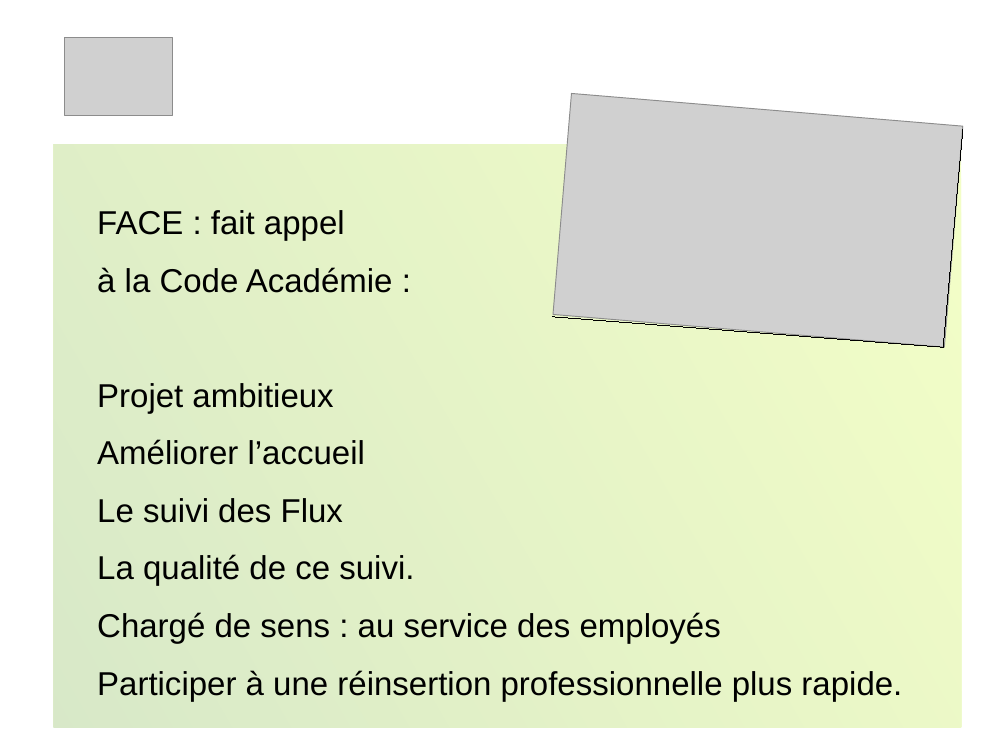
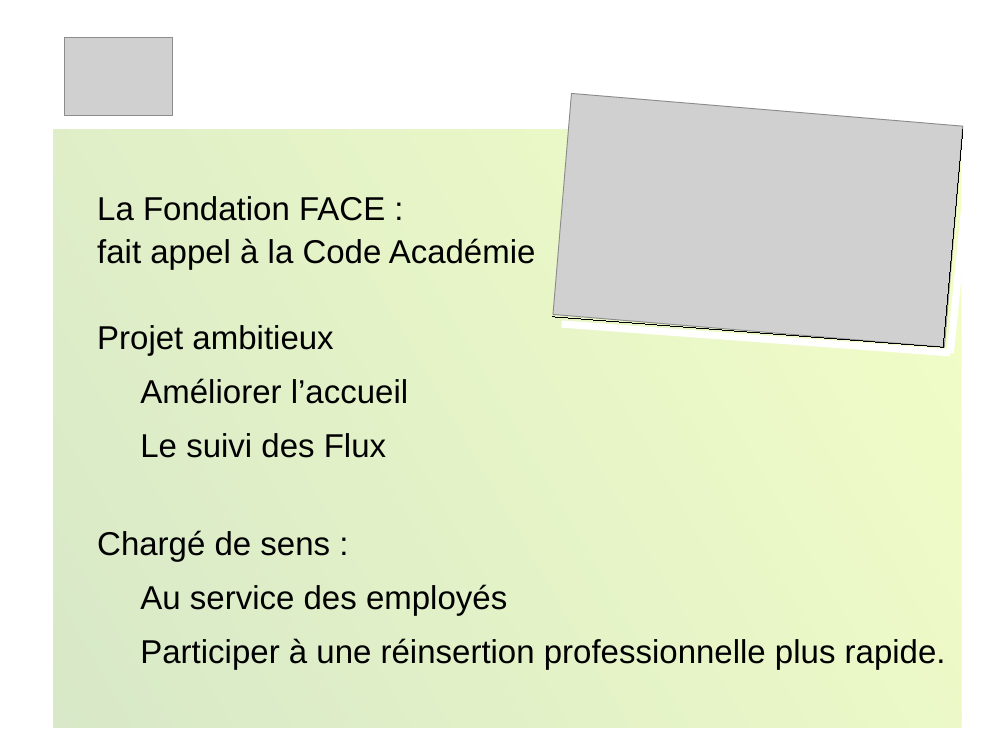
Before and after one commit to PatdeMessac/projets_certif, a slide deck: slide 6 of FACE/Presentation_projet.odp. Drawn at 1008x756 pixels with LibreOffice and Linux fonts; fonts in the diff are those of the drawing; grey boxes stand for pictures; background and template pictures are left out. Boxes give left, top, right and bottom in pixels: in the first picture for what was removed or moved away, otherwise in the second. Text is boxed around its words. In the diff, an @@ line names an element or a change of style, - is before the commit and + after.

```diff
--- a/FACE/Presentation_projet.odp
+++ b/FACE/Presentation_projet.odp
@@ text "La Fondation FACE :": place and size @@
-text "La Fondation FACE :" at [54,144,961,727]
+text "La Fondation FACE :" at [54,130,961,728]
@@ text "La Fondation FACE :" at [54,130,961,728]: vertical alignment top to middle @@
@@ line added from (972, 137) to (950, 353), #FFFFFF 5.67 pt @@
@@ text at [97,196,536,270]: text changed @@
-FACE : fait appel
-à la Code Académie :
+La Fondation FACE :
+fait appel à la Code Académie
@@ text at [97,325,946,669]: less space between paragraphs; list level 1 to 2 in "Améliorer l’accueil"; list level 1 to 2 in "Le suivi des Flux"; list level 1 to 2 in "Participer à une réinsertion professionnelle ..." @@
@@ line added from (562, 324) to (950, 353), #FFFFFF 5.67 pt @@
@@ text at [97,530,507,615]: text changed @@
-La qualité de ce suivi.
-Chargé de sens : au service des employés
+Chargé de sens :
+  Au service des employés
```
Also in this commit, not shown: 5 other slides changed, 2 other files.
